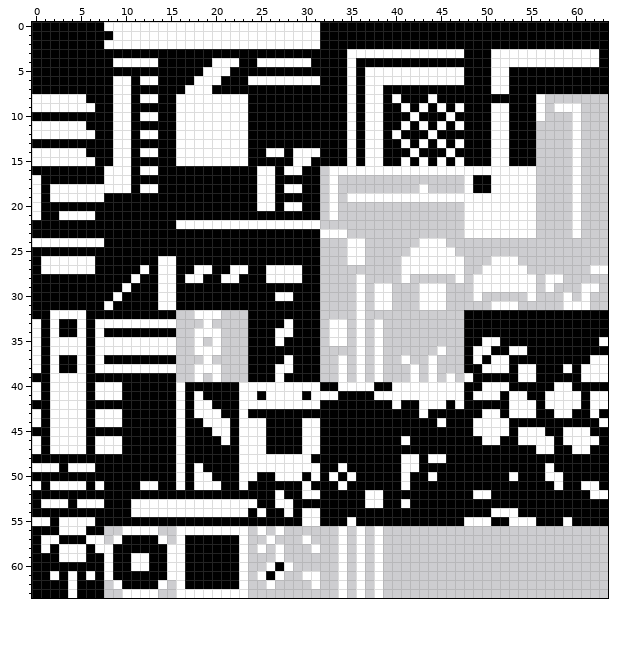
A pixel-art sprite gets an edit: Assets/Art/bw_tiles.png. The picture above was drawn from the file before the commit.
The file is 64x64 pixels.
Once edited:
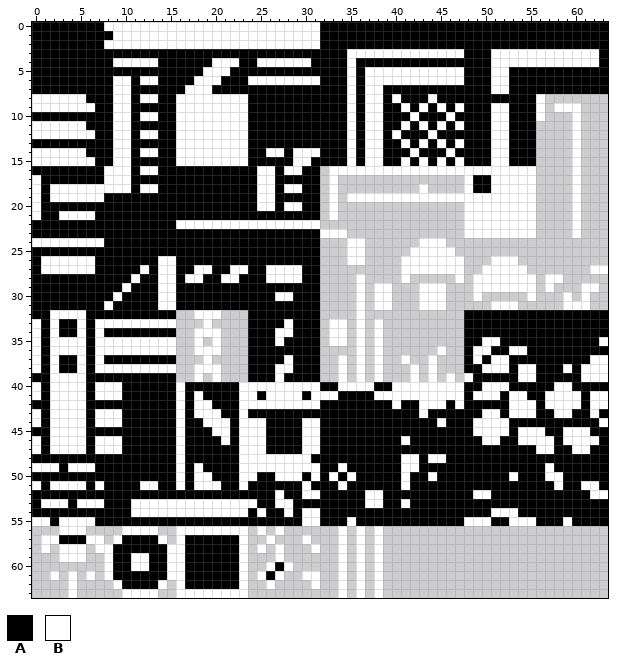
Palette (. is transparent): A #000000  B #ffffff
What changed:
@@ x 0..9 @@
 55 BBABBBBAAA
-56 AAABBBAA..
-57 ABBAAABB.B
-58 ABABBBABBA
-59 AAABBBAABA
-60 AAAAAAAABA
-61 AABABABABA
-62 AAAABAAA.B
-63 AAAABAAA..
+56 ...BBB....
+57 .BBAAABB.B
+58 .B.BBB.BBA
+59 ...BBB..BA
+60 ........BA
+61 ..B.B.B.BA
+62 ....B....B
+63 ....B.....
Boxes around the changes in both pictures, in picture pixels (x1, y1, x2, y2):
erased: (32, 526, 104, 598)
